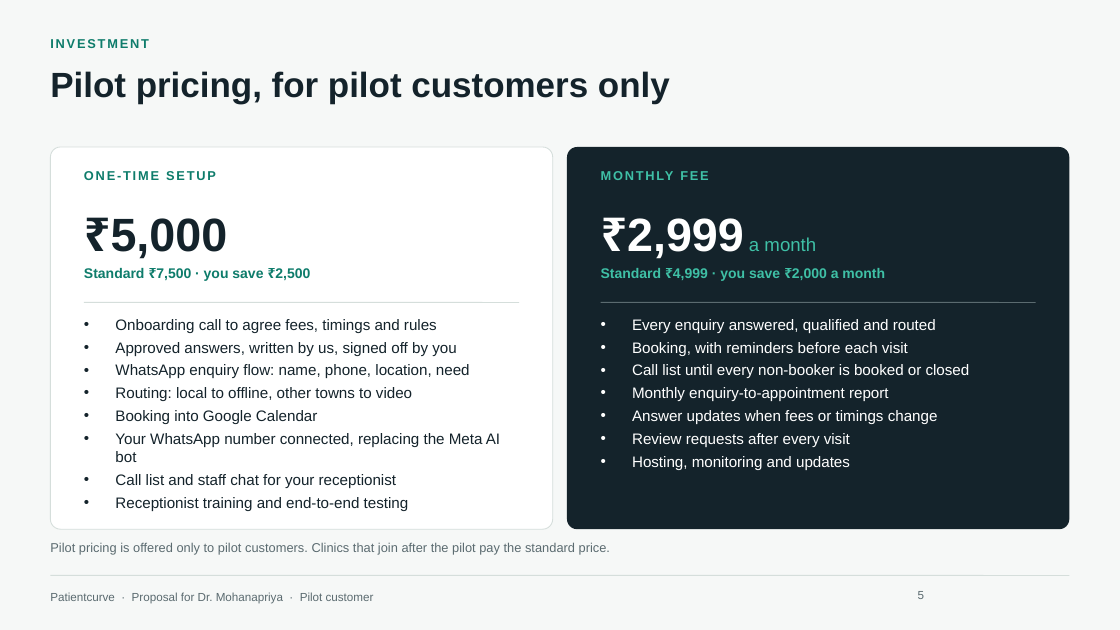
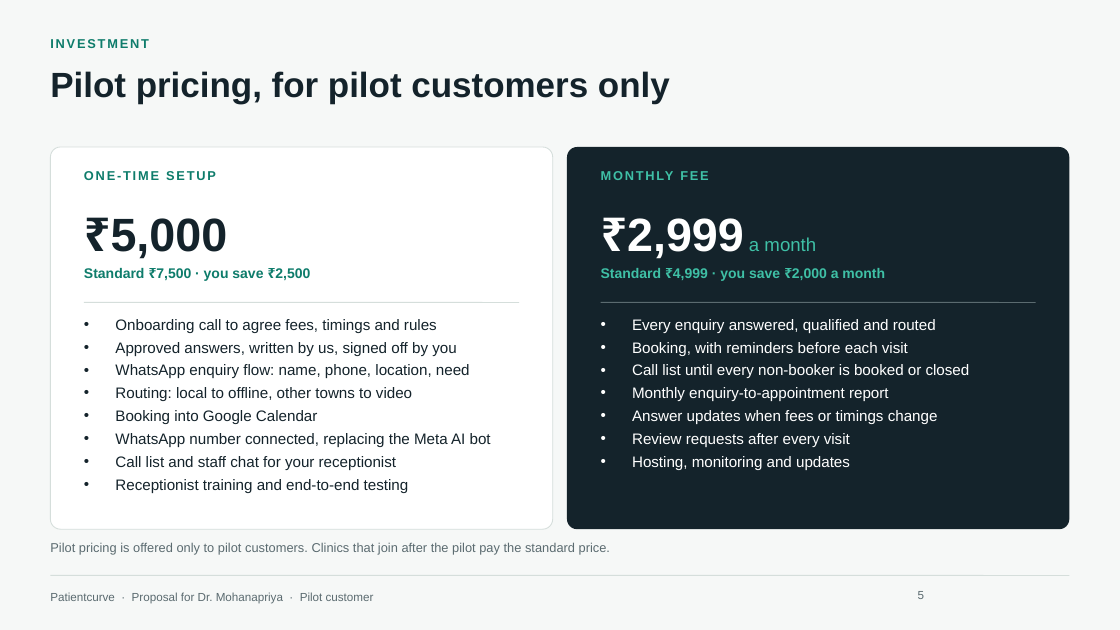
Before and after one commit to HARRISHG/staff-chat-flow, a slide deck: slide 5 of Patientcurve-Proposal-Dr-Mohanapriya.pptx. Drawn at 1120x630 pixels with LibreOffice and Linux fonts; fonts in the diff are those of the drawing; background and template pictures are left out. Boxes give left, top, right and bottom in pixels: in the first picture for what was removed or moved away, otherwise in the second. Text is boxed around its words. In the diff, an @@ line names an element or a change of style, - is before the commit and + after.

```diff
--- a/Patientcurve-Proposal-Dr-Mohanapriya.pptx
+++ b/Patientcurve-Proposal-Dr-Mohanapriya.pptx
@@ text at <box>115,433,491,447</box>: text changed @@
-• Your WhatsApp number connected, replacing the Meta AI bot
+• WhatsApp number connected, replacing the Meta AI bot
```
Also in this commit, not shown: 3 other slides changed, 1 other file.
